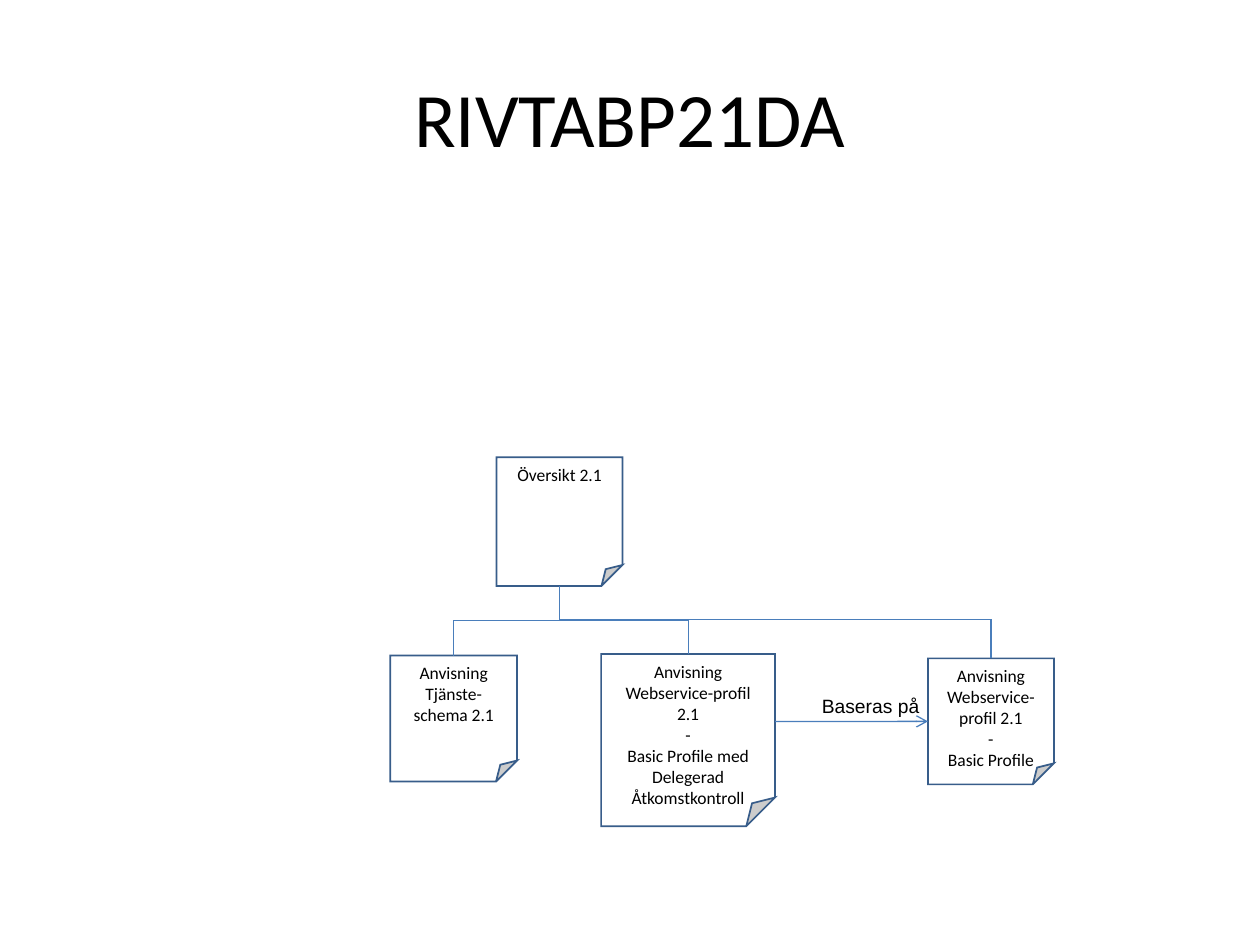
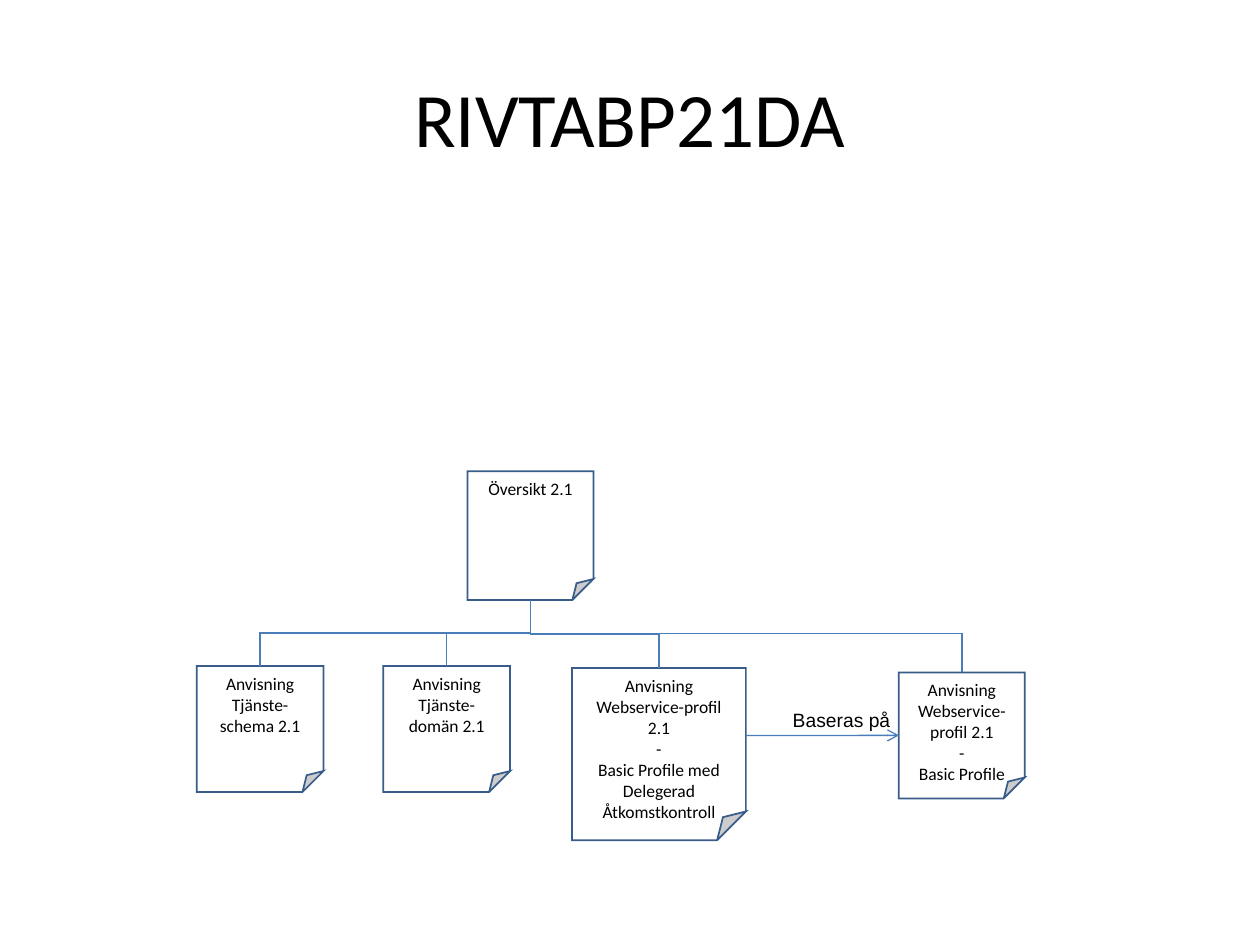
Before and after one commit to admstar/rivta, a slide deck: slide 23 of Profile/trunk/Documents/arbetsdokument/RIV-förvaltning, Illustrationer.ppt. Drawn at 1260x945 pixels with LibreOffice and Linux fonts; fonts in the diff are those of the drawing. Boxes give left, top, right and bottom in pixels: in the first picture for what was removed or moved away, otherwise in the second. Text is boxed around its words. In the diff, an @@ line names an element or a change of style, - is before the commit and + after.

```diff
--- a/Profile/trunk/Documents/arbetsdokument/RIV-förvaltning, Illustrationer.ppt
+++ b/Profile/trunk/Documents/arbetsdokument/RIV-förvaltning, Illustrationer.ppt
@@ elbow line added from (530, 600) to (260, 667), #4A7EBB 0.74 pt @@
@@ elbow line moved from (559, 586) - (454, 655) to (530, 600) - (446, 667) @@
@@ folded corner added at <box>197,667,324,793</box>, fill #FFFFFF, outline #385D8A 0.99 pt, 10 pt, text #000000 @@
+Anvisning
+Tjänste-schema 2.1
@@ folded corner "Anvisning": place and size @@
-folded corner "Anvisning" at <box>391,655,518,781</box>
+folded corner "Anvisning" at <box>383,667,510,793</box>
@@ text in folded corner at <box>409,699,485,732</box>: text changed @@
-Tjänste-schema 2.1
+Tjänste-domän 2.1
@@ 3 folded corners, 2 elbow lines, 1 text, 1 arrow: place and size @@
-3 folded corners, 2 elbow lines, 1 text, 1 arrow at <box>496,457,1053,827</box>
+3 folded corners, 2 elbow lines, 1 text, 1 arrow at <box>467,471,1024,840</box>
```
Also in this commit, not shown: 9 other slides changed, 1 other file.
